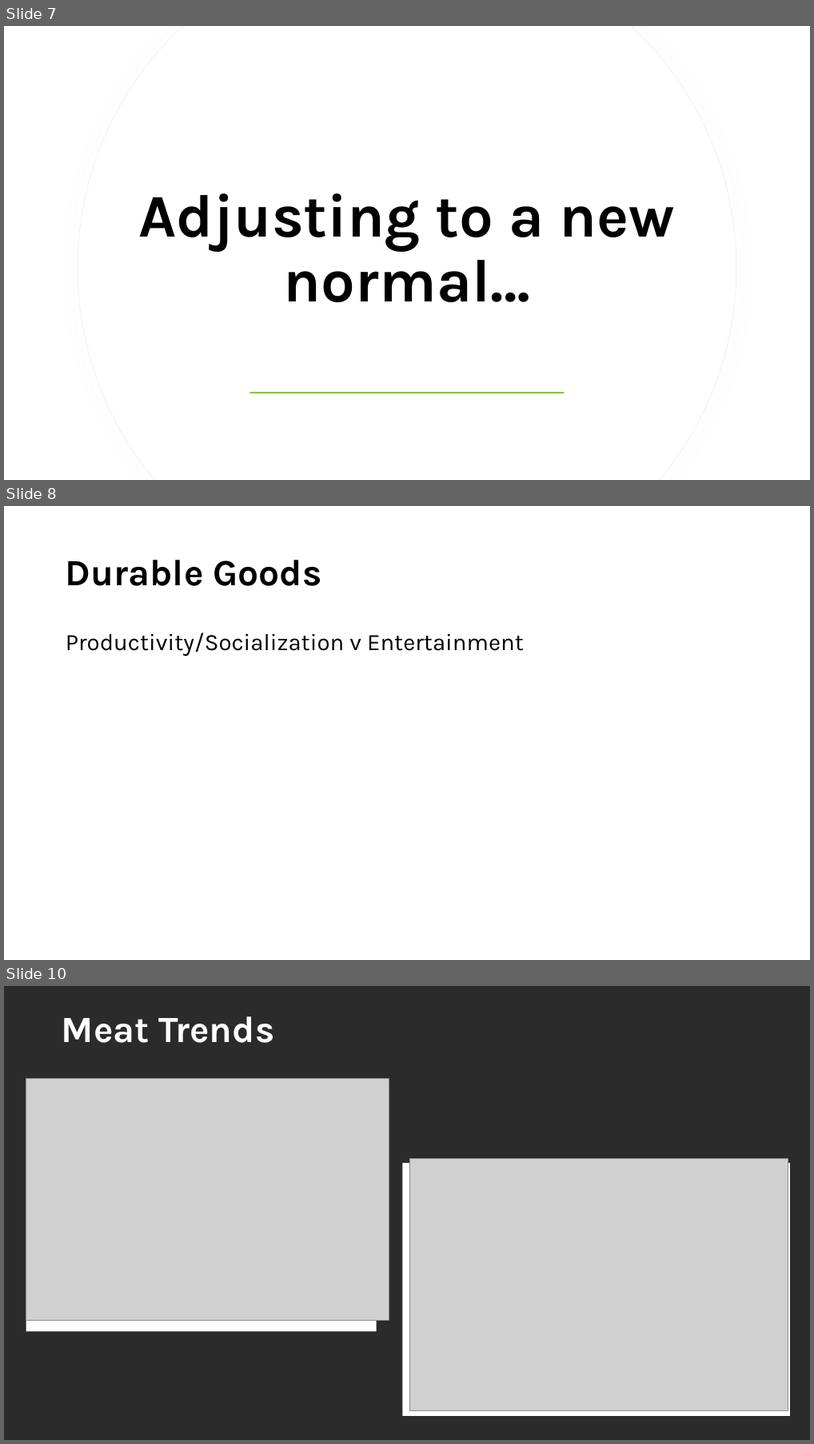
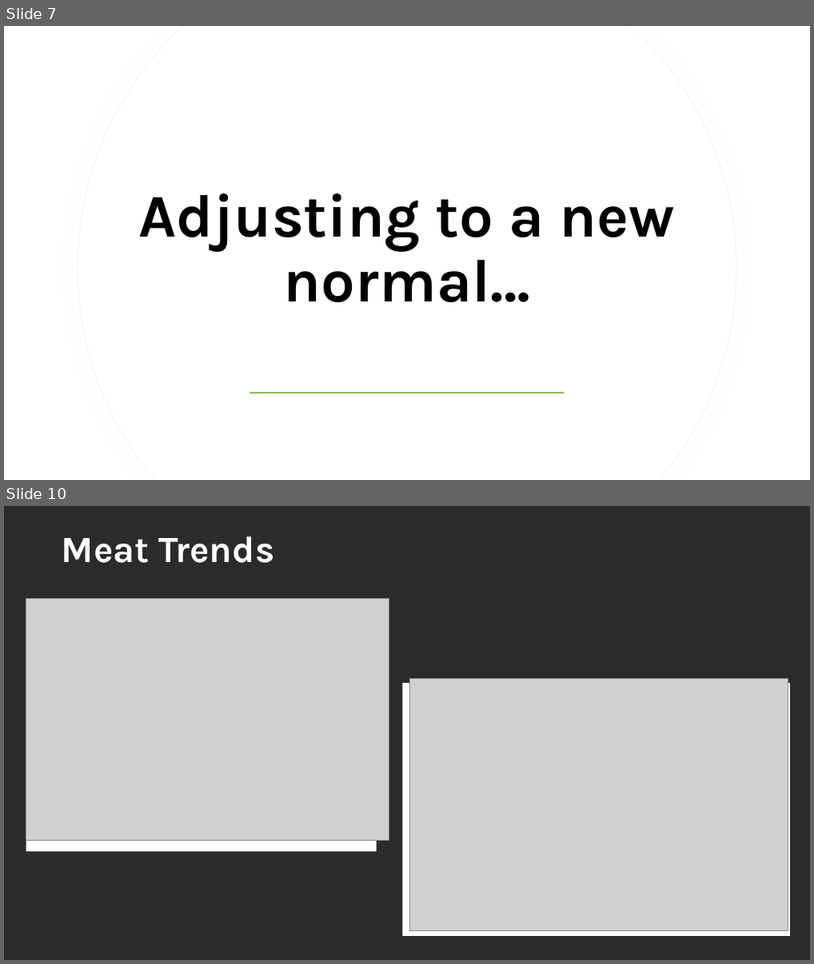
Before and after one commit to staceywai/bootcamp-project, a slide deck: Final Presentation/Bootcamp-Project-1.pptx. Shown one above the other, each under a label of ours: slides 7, 8 and 10 before the commit, slides 7 and 10 after it; the slides between them are not shown. The pictures are 814x1444 and 814x964 pixels, drawn with LibreOffice and Linux fonts; fonts in the diff are those of the drawing; grey boxes stand for pictures; background and template pictures are left out; a plain dark background stands for a picture behind light text. Boxes give left, top, right and bottom in pixels: in the first picture for what was removed or moved away, otherwise in the second. Text is boxed around its words. In the diff, an @@ line names an element or a change of style, - is before the commit and + after.

```diff
--- a/Final Presentation/Bootcamp-Project-1.pptx
+++ b/Final Presentation/Bootcamp-Project-1.pptx
@@ slide 8 removed at (4,506,810,960), background #FFFFFF @@
@@ title removed at (66,560,322,586) @@
-Durable Goods
@@ text removed at (66,632,524,656) @@
-Productivity/Socialization v Entertainment
```
Also in this commit, not shown: 2 slides changed, 1 slide added.
